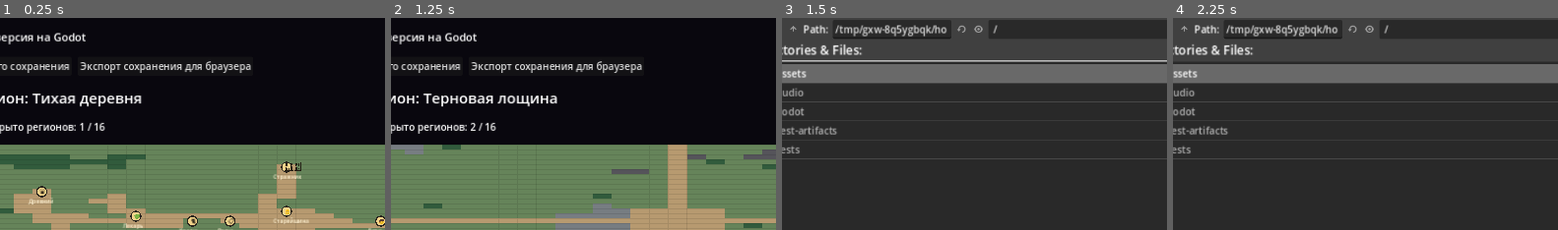
Above: before the commit, frames 1-4 (left to right).
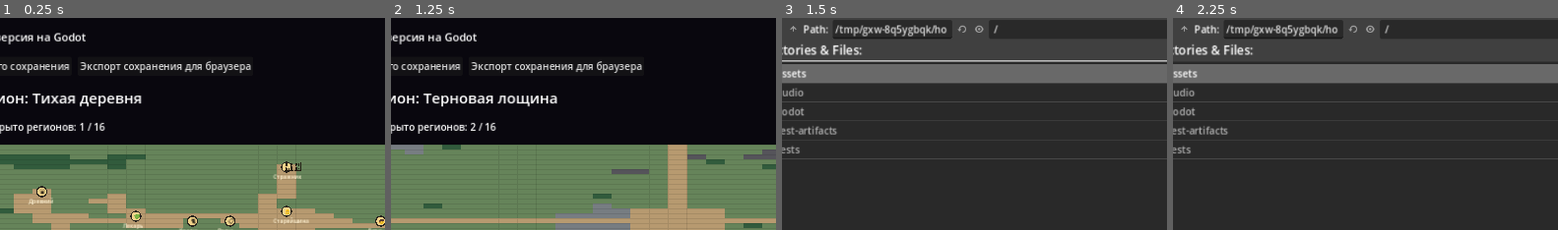
Above: after the commit, the same moments.

Repository: igor74r/magic-rpg-godot
Game: Godot game, scene res://godot/scenes/main.tscn
Two runs of this game, one before a commit and one after it. Both use one fixed random seed, a clock stepped at 60 frames per second and the inputs below.
Inputs (mouse positions are % of the whole screen's width and height, from its top left):
- Up to frame 1 (0.25 s): no input
- Up to frame 2 (1.25 s): click "Терновая лощина" at 0.5 s
- Up to frame 3 (1.5 s): click "Импорт браузерного сохранения" at 1.25 s
- Up to frame 4 (2.25 s): click (30, 64) at 2.02 s; type "12" at 2.1 s
The pictures show only the part of the screen within x 14-64%, y 9-59%; the shares and areas given below are measured in that part.

Frames 1-2 are identical in both runs. In frame 3, less than 0.1% of the frame differs, in the area x 43-57%, y 3-10%; in frame 4, less than 0.1%.

Commit message:
fix(npc): validate persisted dialogue greeting counters

Diff:
--- a/godot/scripts/world_npc_engine.gd
+++ b/godot/scripts/world_npc_engine.gd
@@ -30,11 +30,19 @@
 	"r5-astral-staff":{"station":"final-forge","craftTier":5,"act":5,"qty":1,"result":"astral-staff","rarity":"legendary","ingredients":{"void-dust":3,"frost-essence":2,"ember-core":1}}
 }
 
+static func _safe_dialogue_count(value: Variant) -> int:
+	if not (value is int or value is float):
+		return 0
+	var numeric := float(value)
+	if not is_finite(numeric) or numeric < 0.0 or numeric > 9007199254740991.0 or floor(numeric) != numeric:
+		return 0
+	return int(numeric)
+
 static func talk(world: Dictionary, npc_id: String) -> Dictionary:
 	var npc := Catalog.get_npc(npc_id)
 	if npc.is_empty(): return {"ok":false,"message":"Персонаж не найден."}
 	var counts: Dictionary=world.get("npcDialogueCounts",{}) if world.get("npcDialogueCounts",{}) is Dictionary else {}
-	var count:=maxi(0,int(counts.get(npc_id,0)))
+	var count := _safe_dialogue_count(counts.get(npc_id, 0))
 	var greetings: Array=npc.get("greetings",[])
 	var greeting:=str(greetings[count % greetings.size()]) if not greetings.is_empty() else "..."
 	counts[npc_id]=count+1
